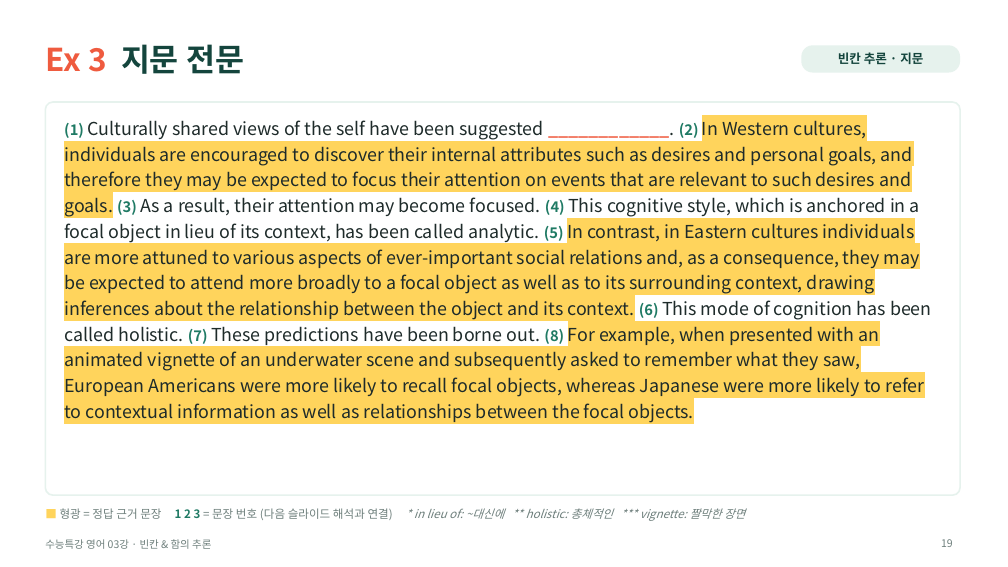
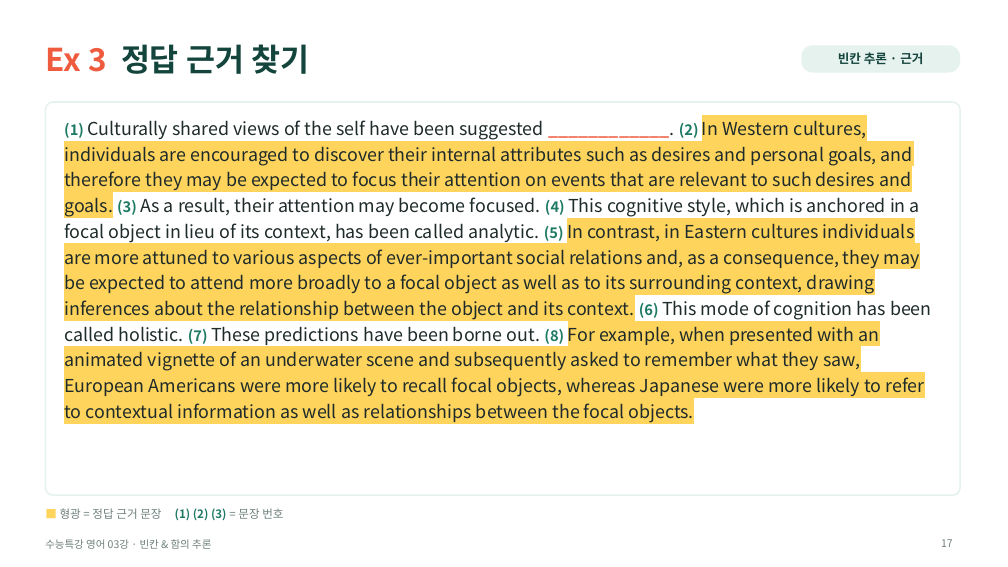
Before and after one commit to HUFSDavid/HUFSDavid, a slide deck: slide 17 of 수능특강_영어_03강_수업PPT.pptx (slide 19 before the commit). Drawn at 1008x567 pixels with LibreOffice and Linux fonts; fonts in the diff are those of the drawing. Boxes give left, top, right and bottom in pixels: in the first picture for what was removed or moved away, otherwise in the second. Text is boxed around its words. In the diff, an @@ line names an element or a change of style, - is before the commit and + after.

```diff
--- a/수능특강_영어_03강_수업PPT.pptx
+++ b/수능특강_영어_03강_수업PPT.pptx
@@ title at <box>45,44,309,74</box>: text changed @@
-Ex 3 지문 전문
+Ex 3 정답 근거 찾기
@@ text in rounded rectangle at <box>838,52,923,64</box>: text changed @@
-빈칸 추론 · 지문
+빈칸 추론 · 근거
@@ text at <box>60,508,283,520</box>: text changed; italic off @@
-■ 형광 = 정답 근거 문장 1 2 3 = 문장 번호 (다음 슬라이드 해석과 연결) * in lieu of: ~대신에 ** holistic: 총체적인 *** vignette: 짤막한 장면
+■ 형광 = 정답 근거 문장 (1) (2) (3) = 문장 번호
@@ page number at <box>941,539,953,547</box>: text changed @@
-19
+17
```
Also in this commit, not shown: 12 other slides changed, 12 slides added, 32 slides removed.
